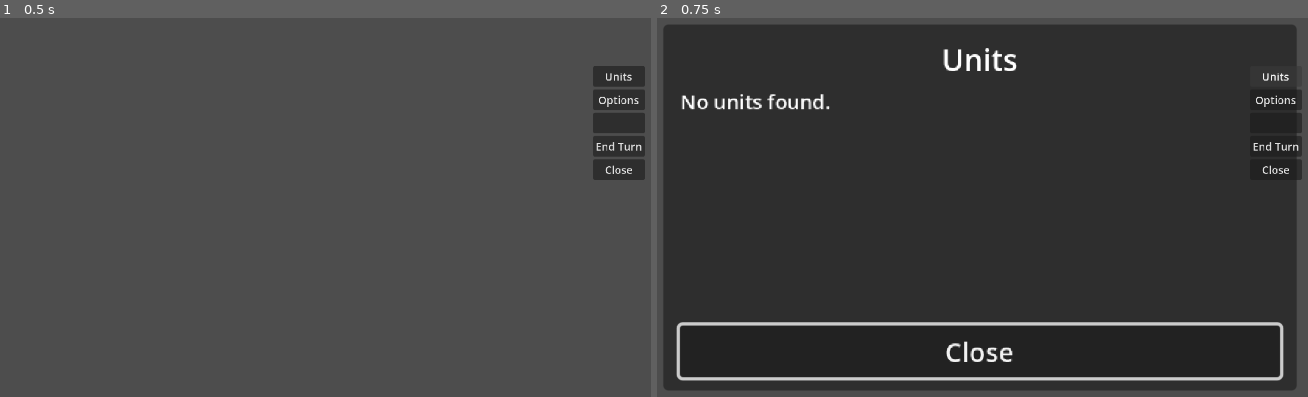
Above: before the commit, frames 1-2 (left to right).
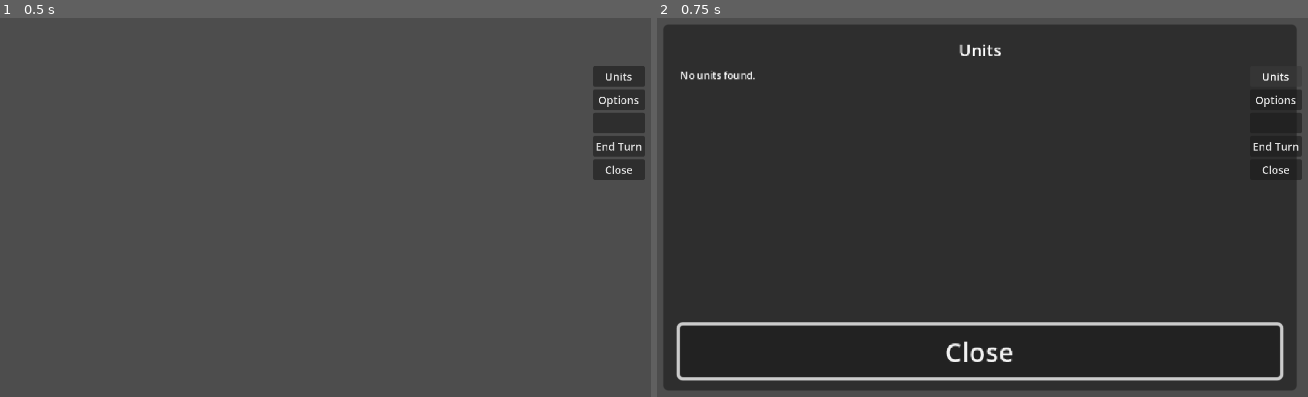
Above: after the commit, the same moments.

Repository: TheKangGaming/bloomblight
Game: Godot game, scene res://Menus/PauseMenu.tscn
Same seed, same stepped clock (60 frames per second), same inputs: the game is played once before the commit and once after it. This scene is started directly instead of the project's main scene.
Inputs:
- Up to frame 1 (0.5 s): no input
- Up to frame 2 (0.75 s): click "Units" at 0.5 s

Frame 1 is identical in both runs. In frame 2, 0.9% of the frame differs, in the area x 3-56%, y 6-25%.
Error in both runs: Invalid access to property or key '_cursor' on a base object of type 'Window'. (res://Menus/PauseMenu.gd:3)

Commit message:
Fix combat pause Units overlay text formatting

Diff:
--- a/Menus/PauseMenu.gd
+++ b/Menus/PauseMenu.gd
@@ -72,7 +72,7 @@
 	var title := Label.new()
 	title.text = "Units"
 	title.horizontal_alignment = HORIZONTAL_ALIGNMENT_CENTER
-	title.add_theme_font_size_override("font_size", 18)
+	title.add_theme_font_size_override("font_size", 10)
 	content.add_child(title)
 
 	var list_text := RichTextLabel.new()
@@ -80,8 +80,8 @@
 	list_text.fit_content = false
 	list_text.scroll_active = true
 	list_text.size_flags_vertical = Control.SIZE_EXPAND_FILL
-	list_text.add_theme_font_size_override("normal_font_size", 12)
-	list_text.text = _build_units_summary()
+	list_text.add_theme_font_size_override("normal_font_size", 6)
+	list_text.bbcode_text = _build_units_summary()
 	content.add_child(list_text)
 
 	var close_btn := Button.new()
@@ -116,7 +116,7 @@
 				unit_class_name = String(unit.character_data.class_data.metadata_name)
 
 		var team_name := "Enemy" if unit.is_enemy else "Ally"
-		lines.append("[b]%s[/b] (%s) - %s Lv.%d\\nHP %d/%d  STR %d  DEF %d  SPD %d" % [
+		lines.append("[b]%s[/b] (%s) - %s Lv.%d\nHP %d/%d  STR %d  DEF %d  SPD %d" % [
 			display_name,
 			team_name,
 			unit_class_name,
@@ -128,7 +128,7 @@
 			unit.speed,
 		])
 
-	return "\\n\\n".join(lines)
+	return "\n\n".join(lines)
 
 
 func _on_options_button_pressed() -> void:
